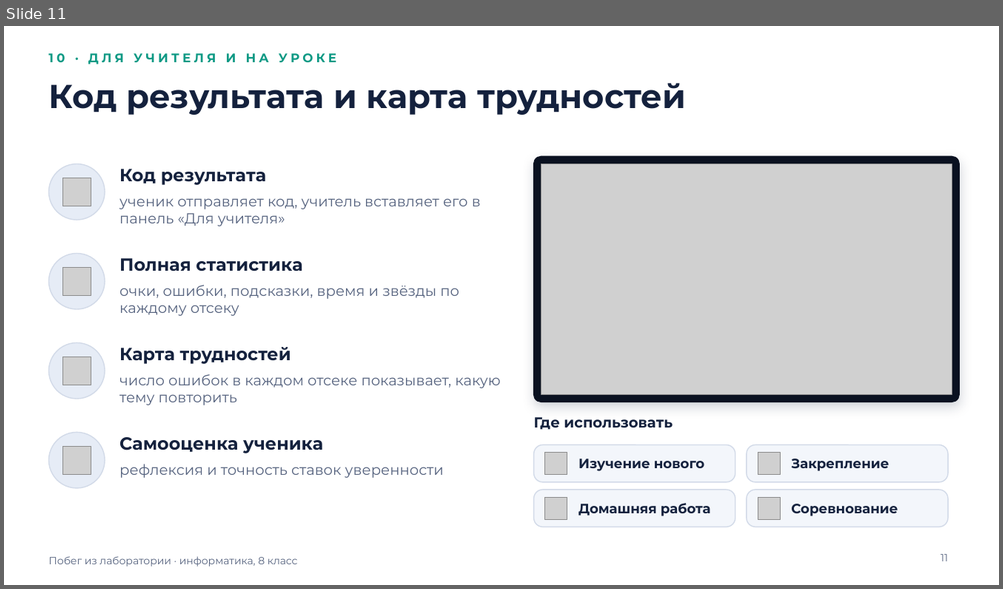
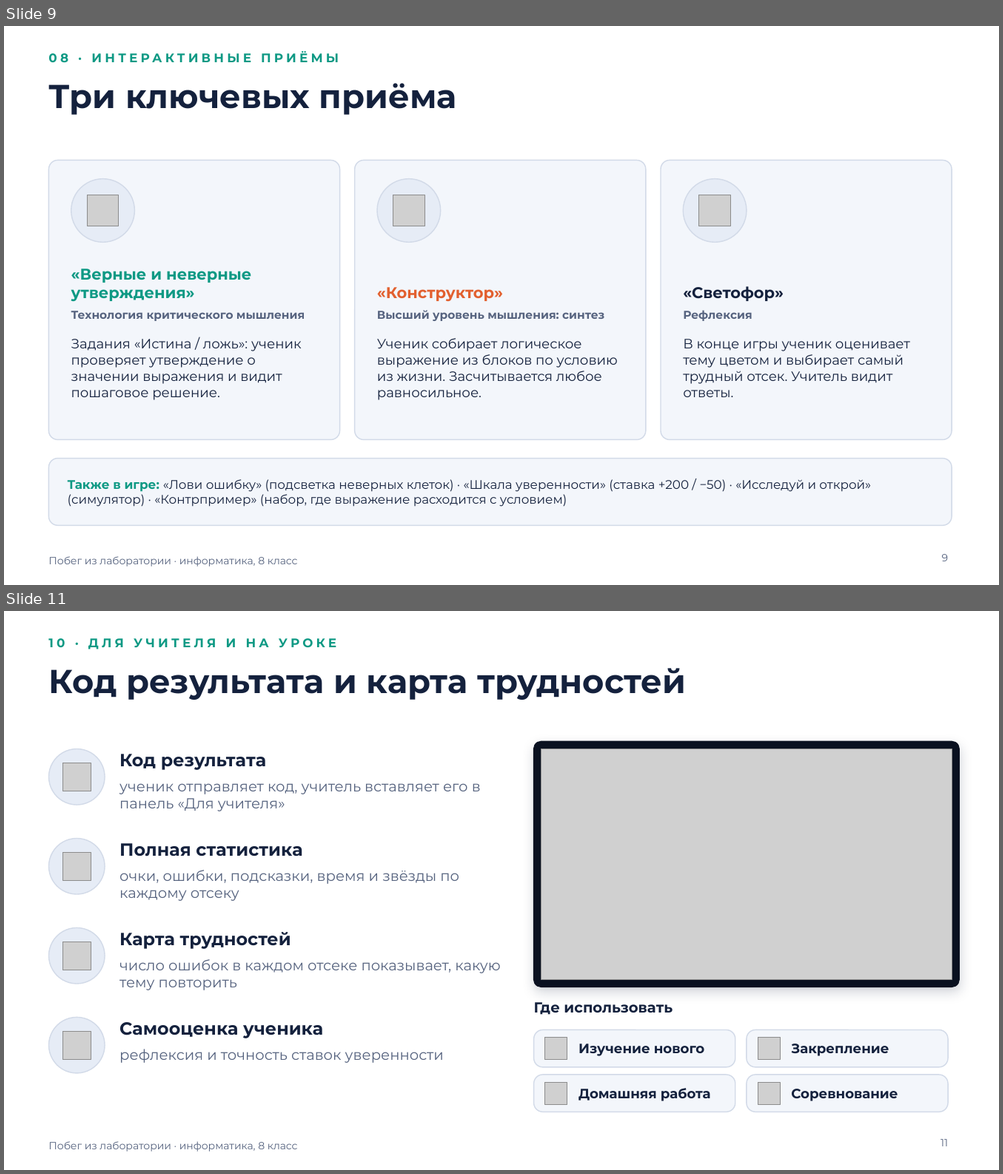
Before and after one commit to galiyabanum/logical, a slide deck: docs/Побег_из_лаборатории_презентация.pptx. Shown one above the other, each under a label of ours: slide 11 before the commit, slides 9 and 11 after it; the slides between them are not shown. The pictures are 1003x589 and 1003x1174 pixels, drawn with LibreOffice and Linux fonts; fonts in the diff are those of the drawing; grey boxes stand for pictures. Boxes give left, top, right and bottom in pixels: in the first picture for what was removed or moved away, otherwise in the second. Text is boxed around its words. In the diff, an @@ line names an element or a change of style, - is before the commit and + after.

```diff
--- a/docs/Побег_из_лаборатории_презентация.pptx
+++ b/docs/Побег_из_лаборатории_презентация.pptx
@@ slide 9 added at bbox=[4, 26, 999, 585], background #FFFFFF; not listed: 1 template element that a slide beside it also shows @@
@@ text added at bbox=[48, 51, 338, 63], 12 pt, text #0E9984, bold @@
+08 · ИНТЕРАКТИВНЫЕ ПРИЁМЫ
@@ title added at bbox=[48, 83, 457, 115], 32 pt, text #14213D, bold @@
+Три ключевых приёма
@@ rounded rectangle added at bbox=[48, 160, 340, 440], fill #F3F6FB, outline #D2DAE8 1 pt @@
@@ ellipse added at bbox=[71, 179, 134, 242], fill #E6ECF6, outline #D2DAE8 1 pt @@
@@ rounded rectangle added at bbox=[355, 160, 646, 440], fill #F3F6FB, outline #D2DAE8 1 pt @@
@@ ellipse added at bbox=[377, 179, 441, 242], fill #E6ECF6, outline #D2DAE8 1 pt @@
@@ rounded rectangle added at bbox=[660, 160, 951, 440], fill #F3F6FB, outline #D2DAE8 1 pt @@
@@ ellipse added at bbox=[683, 179, 746, 242], fill #E6ECF6, outline #D2DAE8 1 pt @@
@@ picture added at bbox=[87, 195, 118, 226] @@
@@ picture added at bbox=[392, 195, 424, 226] @@
@@ picture added at bbox=[699, 195, 730, 226] @@
@@ text added at bbox=[71, 269, 251, 302], 15 pt, text #0E9984, bold @@
+«Верные и неверные утверждения»
@@ text added at bbox=[377, 287, 503, 302], 15 pt, text #E2602F, bold @@
+«Конструктор»
@@ text added at bbox=[683, 286, 783, 301], 15 pt, text #14213D, bold @@
+«Светофор»
@@ text added at bbox=[71, 311, 304, 321], 11 pt, text #56637F, bold @@
+Технология критического мышления
@@ text added at bbox=[377, 310, 604, 321], 11 pt, text #56637F, bold @@
+Высший уровень мышления: синтез
@@ text added at bbox=[683, 310, 752, 321], 11 pt, text #56637F, bold @@
+Рефлексия
@@ text added at bbox=[71, 339, 301, 400], 13 pt, text #14213D @@
+Задания «Истина / ложь»: ученик проверяет утверждение о значении выражения и видит пошаговое решение.
@@ text added at bbox=[377, 338, 617, 400], 13 pt, text #14213D @@
+Ученик собирает логическое выражение из блоков по условию из жизни. Засчитывается любое равносильное.
@@ text added at bbox=[683, 339, 910, 397], 13 pt, text #14213D @@
+В конце игры ученик оценивает тему цветом и выбирает самый трудный отсек. Учитель видит ответы.
@@ rounded rectangle added at bbox=[48, 459, 951, 526], fill #F3F6FB, outline #D2DAE8 1 pt @@
@@ text added at bbox=[68, 480, 871, 507], 12 pt, text #14213D @@
+Также в игре: «Лови ошибку» (подсветка неверных клеток) · «Шкала уверенности» (ставка +200 / −50) · «Исследуй и открой» (симулятор) · «Контрпример» (набор, где выражение расходится с условием)
@@ page number added at bbox=[942, 554, 948, 562], 10 pt, text #56637F @@
+9
```
Also in this commit, not shown: 4 slides changed, 2 other slides added, 3 slides removed, 3 other files.
